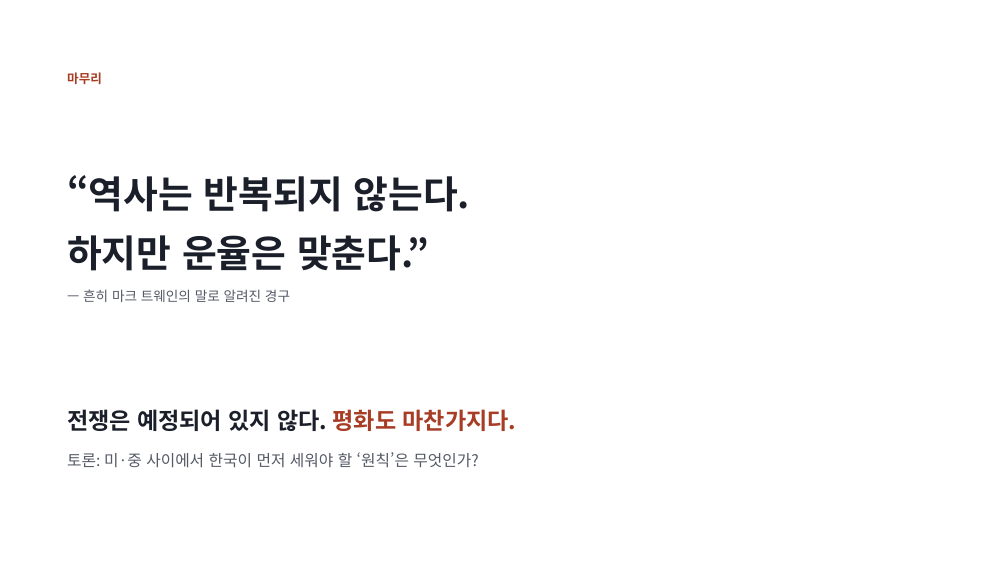
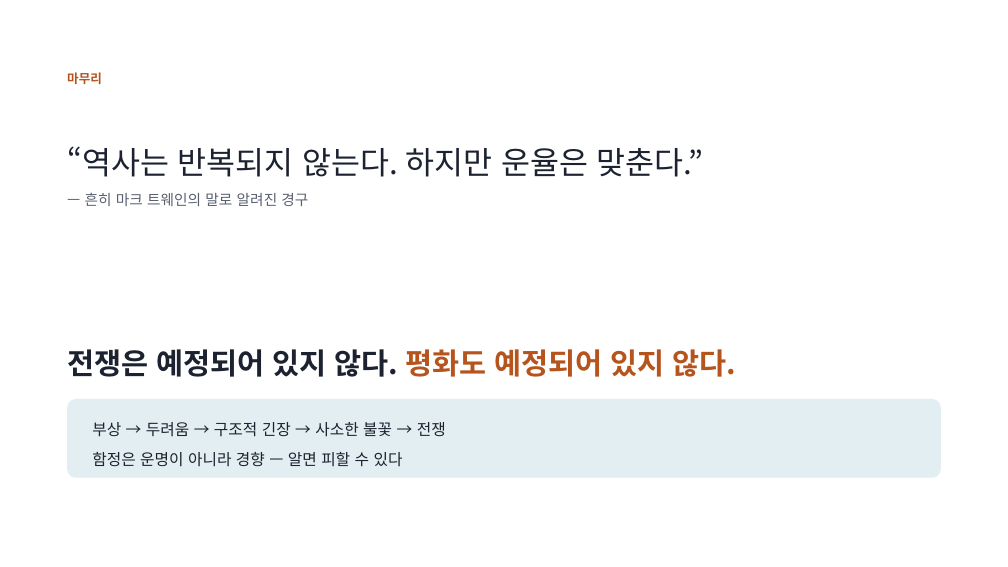
Before and after one commit to hpark1947/Politics, a slide deck: slide 52 of 발표자료/예정된 전쟁.pptx (slide 20 before the commit). Drawn at 1008x567 pixels with LibreOffice and Linux fonts; fonts in the diff are those of the drawing. Boxes give left, top, right and bottom in pixels: in the first picture for what was removed or moved away, otherwise in the second. Text is boxed around its words. In the diff, an @@ line names an element or a change of style, - is before the commit and + after.

```diff
--- a/발표자료/예정된 전쟁.pptx
+++ b/발표자료/예정된 전쟁.pptx
@@ text "마무리" at <box>67,72,102,84</box>: text colour #A63D24 to #B5541C @@
@@ text at <box>67,146,704,177</box>: text changed; size 36 to 30 pt; text colour #1B1F2A to #1C2230; bold off @@
-“역사는 반복되지 않는다.
-하지만 운율은 맞춘다.”
+“역사는 반복되지 않는다. 하지만 운율은 맞춘다.”
@@ text "— 흔히 마크 트웨인의 말로 ...": place and size @@
-text "— 흔히 마크 트웨인의 말로 ..." at <box>83,289,290,302</box>
+text "— 흔히 마크 트웨인의 말로 ..." at <box>85,192,308,206</box>
@@ text "— 흔히 마크 트웨인의 말로 ..." at <box>85,192,308,206</box>: size 13 to 14 pt, text colour #555A66 to #586070 @@
@@ text at <box>67,349,737,377</box>: text changed; size 22 to 28 pt; text colour #1B1F2A to #1C2230 @@
-전쟁은 예정되어 있지 않다. 평화도 마찬가지다.
+전쟁은 예정되어 있지 않다. 평화도 예정되어 있지 않다.
@@ rounded rectangle added at <box>67,399,941,478</box>, fill #E3EEF2 @@
@@ text added at <box>92,422,446,467</box>, 15 pt, text #1C2230 @@
+부상 → 두려움 → 구조적 긴장 → 사소한 불꽃 → 전쟁
+함정은 운명이 아니라 경향 — 알면 피할 수 있다
@@ text removed at <box>67,452,478,468</box> @@
-토론: 미·중 사이에서 한국이 먼저 세워야 할 ‘원칙’은 무엇인가?
```
Also in this commit, not shown: 16 other slides changed, 35 slides added, 3 slides removed.
